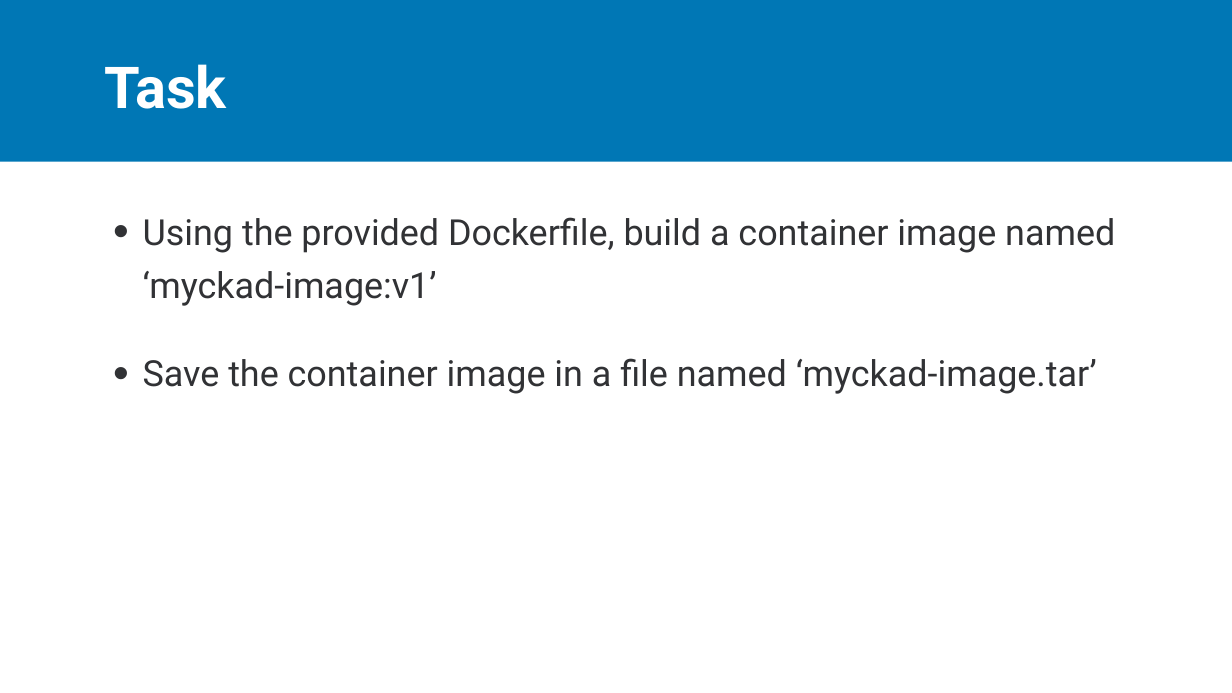
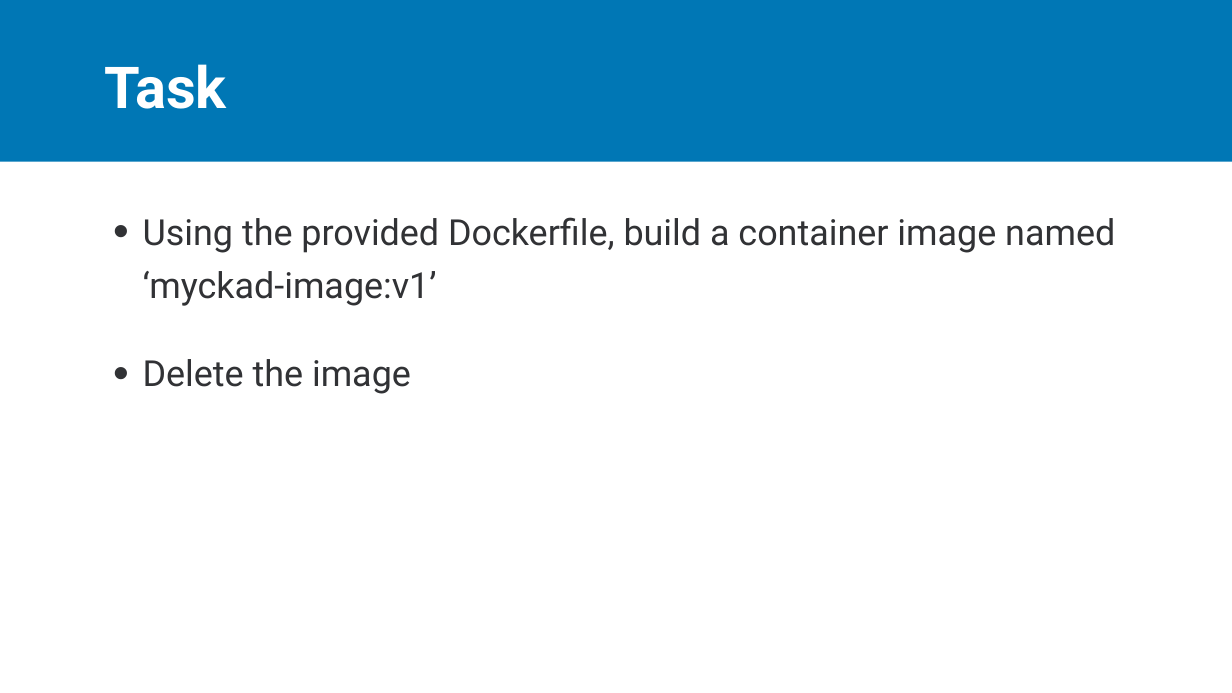
Before and after one commit to rdiazconcha/ckad-exam-prep, a slide deck: slide 3 of chapter-01/01-containerimages/01_01_containerimages.pptx. Drawn at 1232x693 pixels with LibreOffice and Linux fonts; fonts in the diff are those of the drawing. Boxes give left, top, right and bottom in pixels: in the first picture for what was removed or moved away, otherwise in the second. Text is boxed around its words. In the diff, an @@ line names an element or a change of style, - is before the commit and + after.

```diff
--- a/chapter-01/01-containerimages/01_01_containerimages.pptx
+++ b/chapter-01/01-containerimages/01_01_containerimages.pptx
@@ text at [143,359,411,394]: text changed @@
-• Save the container image in a file named ‘myckad-image.tar’
+• Delete the image
```
Also in this commit, not shown: 2 other slides changed, 3 other files.
